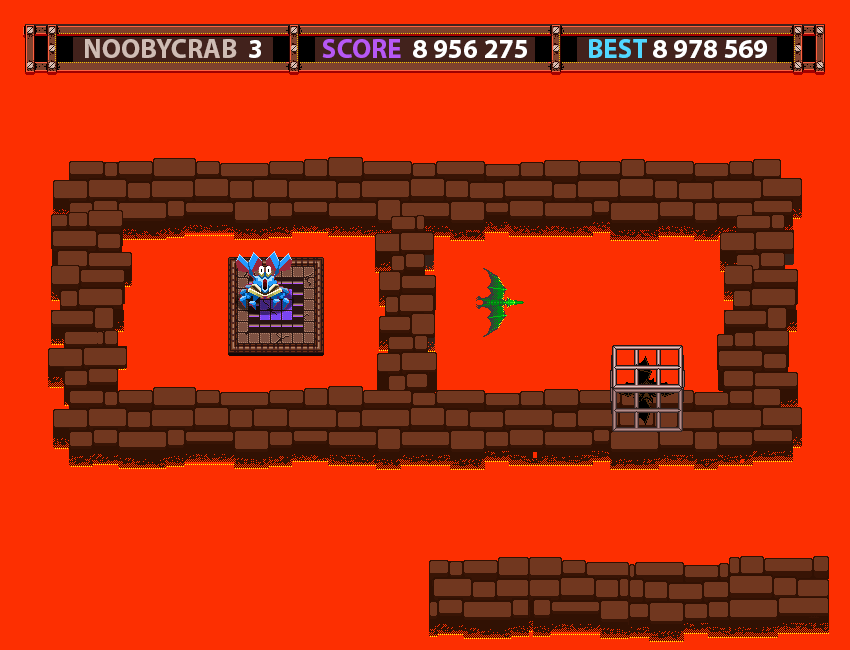
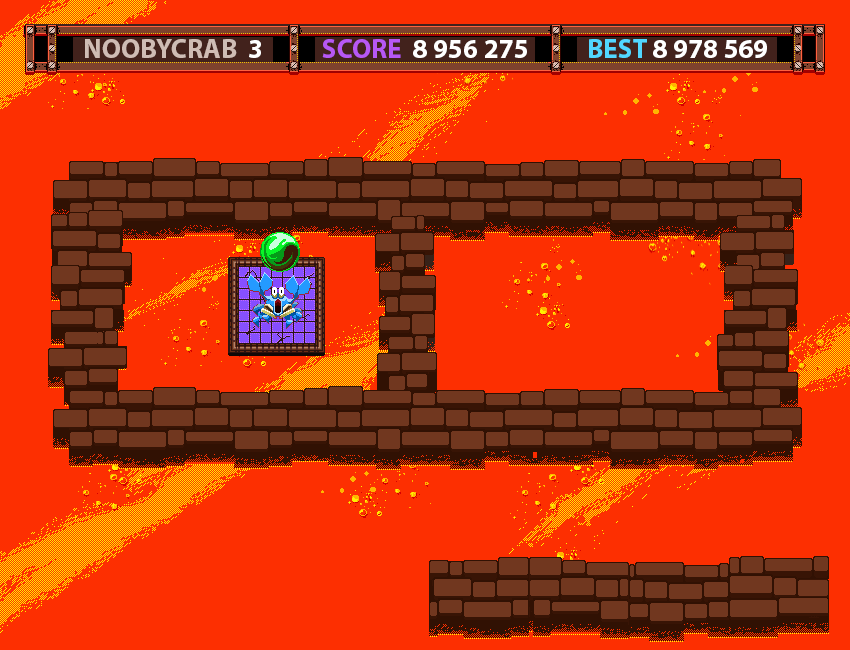
Layers edited between the first and the second 850 x 650 image:
hid group "pterodactile" (3 layers) over [476, 268, 524, 337]
hid "player09walk" over [236, 251, 292, 310]
hid "Layer 32" over [235, 287, 294, 315]
added group "opale" with 5 layers above "plateform07static" over [247, 232, 311, 332]
added layer "Layer 42" in group "opale" over [260, 232, 300, 272]
added layer "player06walk" in group "opale" over [247, 272, 311, 329]
added layer "plateform07static" above "plateforme" over [229, 257, 325, 356]
hid "transi3" over [249, 277, 303, 332]
hid "case active 1" over [271, 300, 281, 310]
hid "case active 2" over [260, 289, 292, 321]
hid "case active 3" over [249, 278, 303, 332]
showed "case active 4" over [238, 267, 314, 343]
hid "Layer 39" over [612, 388, 683, 432]
hid "Layer 39 copy" over [610, 345, 685, 432]
hid "ptero00flight copy" over [612, 376, 681, 403]
hid "ptero00flight" over [631, 356, 658, 425]
showed "billes copie" over [429, 73, 824, 432]
showed "billes" over [48, 73, 758, 586]
showed "Calque 16 copie 2" over [81, 73, 503, 391]
showed "Calque 16 copie 3" over [491, 313, 850, 560]
showed "Calque 16 copie" over [0, 0, 166, 109]
showed "Calque 16" over [0, 295, 431, 633]
